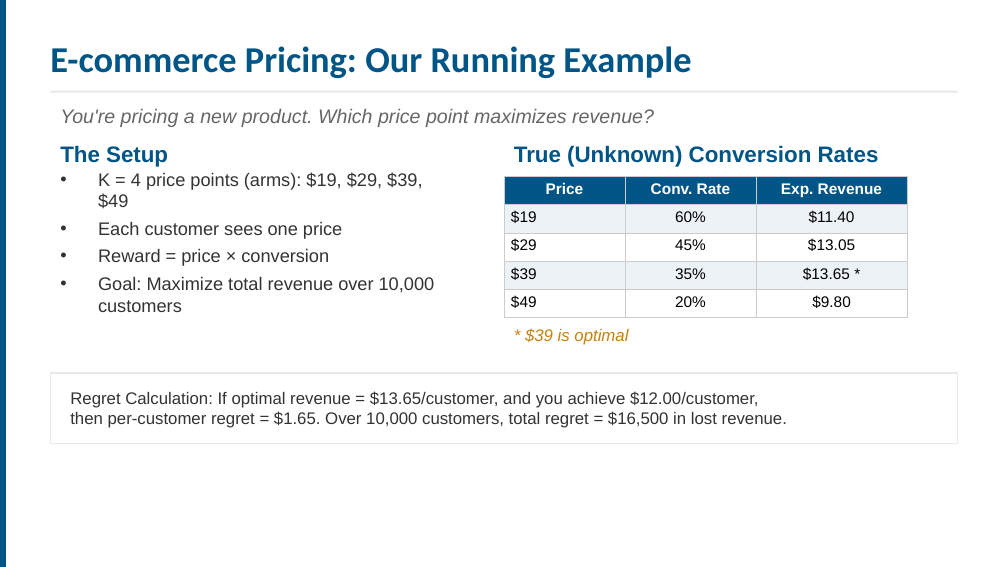
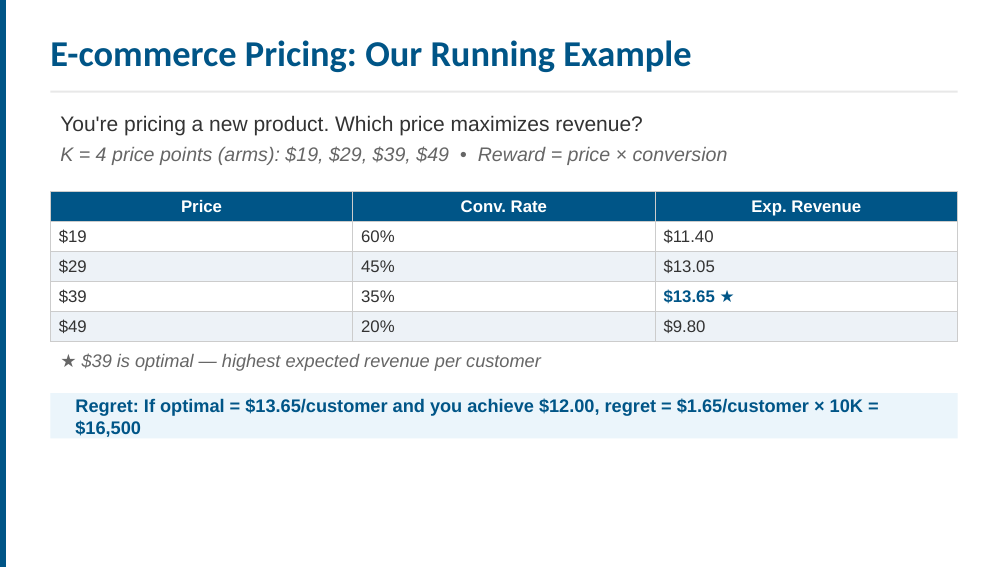
Before and after one commit to ucla-anderson-SSAI/SSAI, a slide deck: slide 9 of Slides/Week4.pptx (slide 14 before the commit). Drawn at 1008x567 pixels with LibreOffice and Linux fonts; fonts in the diff are those of the drawing. Boxes give left, top, right and bottom in pixels: in the first picture for what was removed or moved away, otherwise in the second. Text is boxed around its words. In the diff, an @@ line names an element or a change of style, - is before the commit and + after.

```diff
--- a/Slides/Week4.pptx
+++ b/Slides/Week4.pptx
@@ text "E-commerce Pricing: Our Running Example" at (x1=50, y1=40, x2=691, y2=72): vertical alignment middle to top @@
@@ text "You're pricing a new product. ..." at (x1=60, y1=115, x2=728, y2=165): vertical alignment middle to top @@
@@ text at (x1=60, y1=115, x2=728, y2=165): text changed @@
-You're pricing a new product. Which price point maximizes revenue?
+You're pricing a new product. Which price maximizes revenue?
+K = 4 price points (arms): $19, $29, $39, $49 • Reward = price × conversion
@@ text removed at (x1=60, y1=145, x2=168, y2=167) @@
-The Setup
@@ text removed at (x1=514, y1=145, x2=879, y2=167) @@
-True (Unknown) Conversion Rates
@@ table at (x1=50, y1=192, x2=958, y2=337) @@
-row 4, column 3: $13.65 *
+row 4, column 3: $13.65 ★
@@ fill #EDF2F7 to none in 6 cells @@
@@ fill none to #EDF2F7 in 6 cells @@
@@ size 11 to 12 pt @@
@@ text colour #000000 to #333333 in "$19", "60%", "$11.40", "$29" and 7 more places @@
@@ alignment centre to left @@
@@ table resized from (x1=504, y1=176, x2=907, y2=318) to (x1=50, y1=192, x2=958, y2=337) @@
@@ text removed at (x1=525, y1=328, x2=628, y2=345) @@
-* $39 is optimal
@@ text at (x1=82, y1=353, x2=541, y2=371): text changed; text colour #333333 to #666666; italic on @@
-• K = 4 price points (arms): $19, $29, $39, $49
-• Each customer sees one price
-• Reward = price × conversion
-• Goal: Maximize total revenue over 10,000 customers
+★ $39 is optimal — highest expected revenue per customer
@@ rectangle resized from (x1=50, y1=373, x2=958, y2=444) to (x1=50, y1=393, x2=958, y2=438) @@
@@ rectangle at (x1=50, y1=393, x2=958, y2=438): fill none to #EBF5FB; outline #E8E8E8 1 pt to none @@
@@ text at (x1=75, y1=398, x2=863, y2=437): text changed; size 12 to 13 pt; text colour #333333 to #005587; bold on @@
-Regret Calculation: If optimal revenue = $13.65/customer, and you achieve $12.00/customer,
-then per-customer regret = $1.65. Over 10,000 customers, total regret = $16,500 in lost revenue.
+Regret: If optimal = $13.65/customer and you achieve $12.00, regret = $1.65/customer × 10K = $16,500
```
Also in this commit, not shown: 20 other slides changed, 19 slides added, 9 slides removed, 27 other files.
